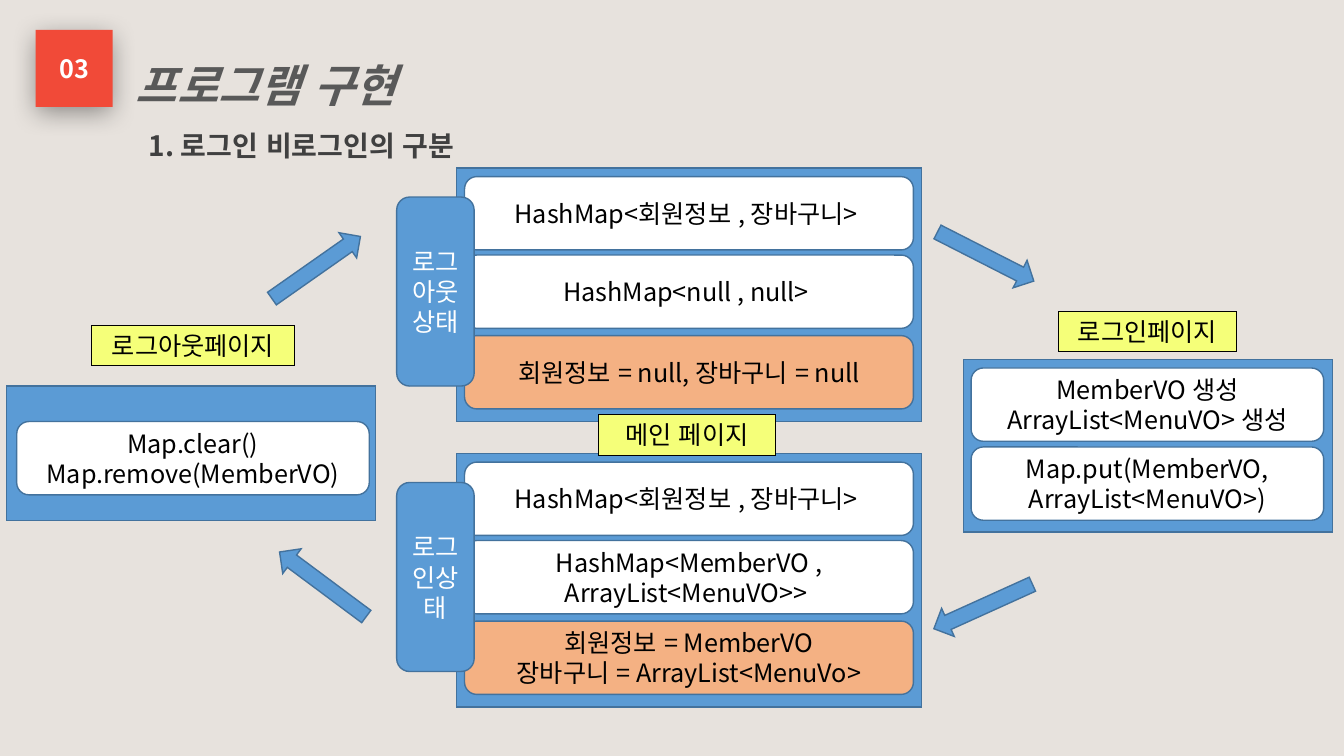
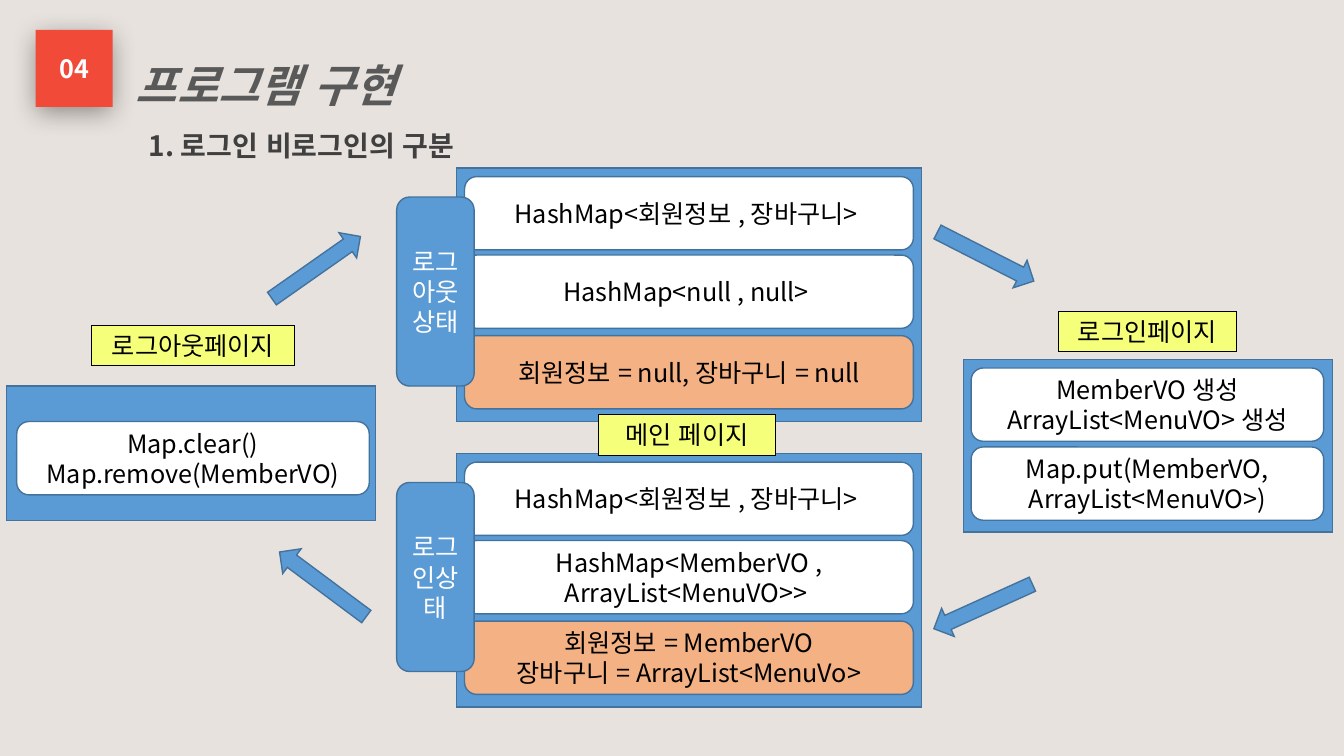
Before and after one commit to phoresis92/restaurant, a slide deck: slide 12 of 프로젝트 기획서/프로젝트 계획서.pptx (slide 10 before the commit). Drawn at 1344x756 pixels with LibreOffice and Linux fonts; fonts in the diff are those of the drawing. Boxes give left, top, right and bottom in pixels: in the first picture for what was removed or moved away, otherwise in the second. Text is boxed around its words. In the diff, an @@ line names an element or a change of style, - is before the commit and + after.

```diff
--- a/프로젝트 기획서/프로젝트 계획서.pptx
+++ b/프로젝트 기획서/프로젝트 계획서.pptx
@@ text in rectangle at <box>59,59,89,79</box>: text changed @@
-03
+04
```
Also in this commit, not shown: 22 other slides changed, 2 slides added, 2 slides removed, 5 other files.
